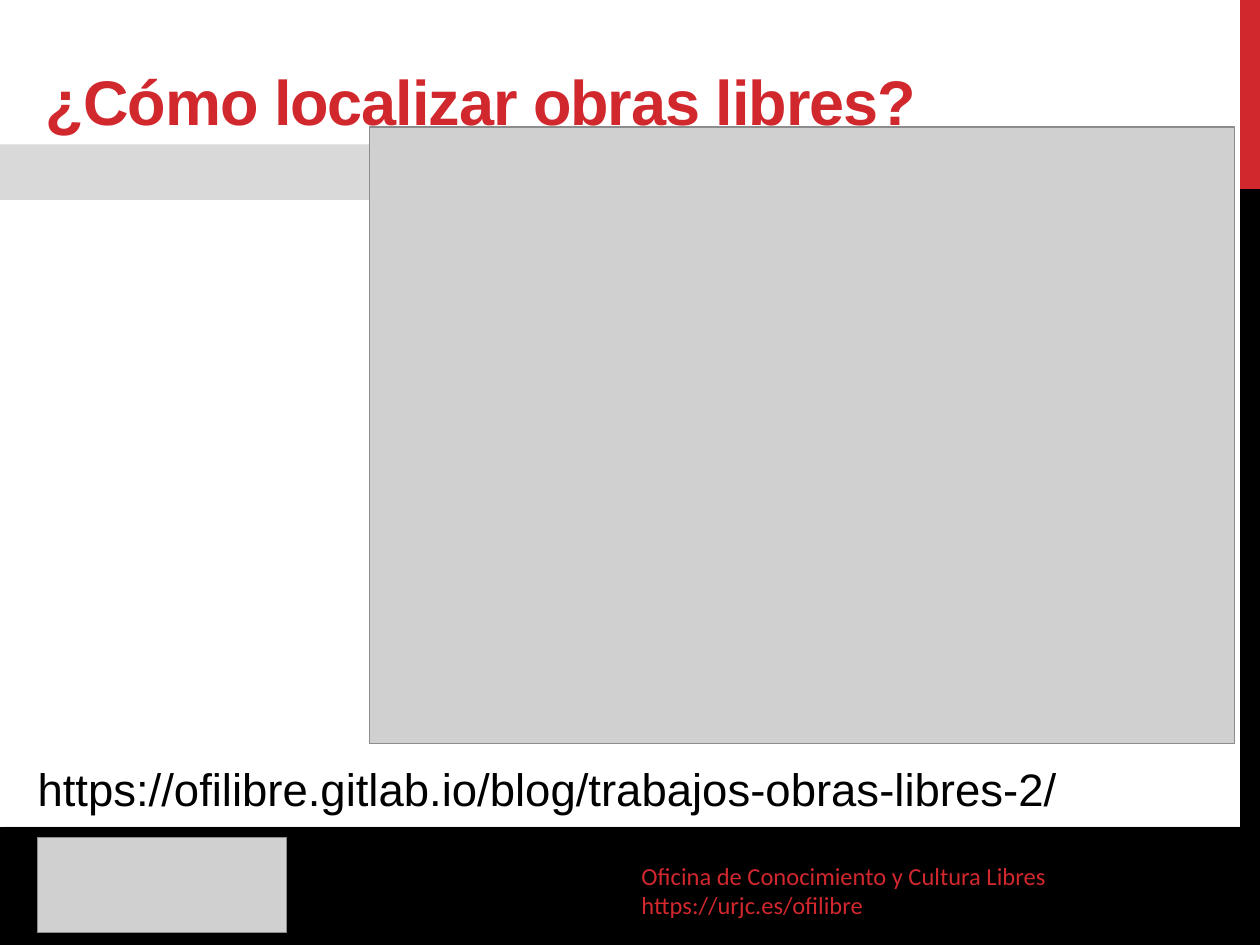
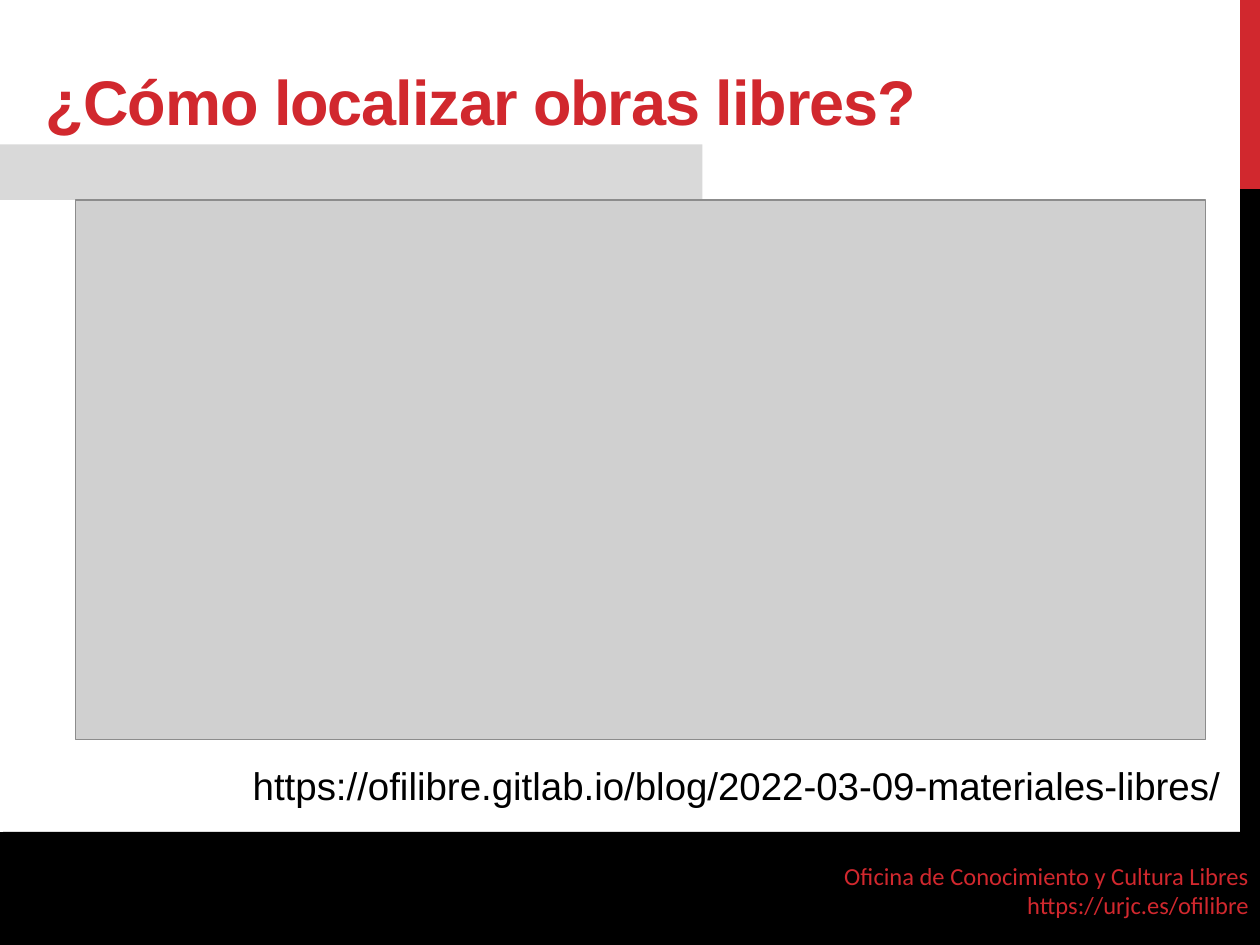
Before and after one commit to gabrielIzquierdo/OfiLibreGabri.github.io, a slide deck: slide 47 of static/transpas/tfgs-abiertos/TFGs_Abiertos.odp (slide 42 before the commit). Drawn at 1260x945 pixels with LibreOffice and Linux fonts; fonts in the diff are those of the drawing; grey boxes stand for pictures; background and template pictures are left out. Boxes give left, top, right and bottom in pixels: in the first picture for what was removed or moved away, otherwise in the second. Text is boxed around its words. In the diff, an @@ line names an element or a change of style, - is before the commit and + after.

```diff
--- a/static/transpas/tfgs-abiertos/TFGs_Abiertos.odp
+++ b/static/transpas/tfgs-abiertos/TFGs_Abiertos.odp
@@ picture: place and size @@
-picture at box(369, 127, 1235, 743)
+picture at box(76, 200, 1206, 740)
@@ text at box(253, 772, 1220, 808): text changed; size 26 to 22 pt @@
-https://ofilibre.gitlab.io/blog/trabajos-obras-libres-2/
+https://ofilibre.gitlab.io/blog/2022-03-09-materiales-libres/
@@ freeform shape removed at box(0, 827, 1260, 945) @@
@@ freeform shape added at box(0, 832, 1260, 945), fill #000000 @@
@@ picture removed at box(38, 838, 286, 932) @@
@@ text removed at box(641, 868, 1045, 918) @@
-Oficina de Conocimiento y Cultura Libres
-https://urjc.es/ofilibre
@@ text added at box(844, 868, 1248, 918), 14 pt, text #D1282E @@
+Oficina de Conocimiento y Cultura Libres
+https://urjc.es/ofilibre
```
Also in this commit, not shown: 47 other slides changed, 7 slides added, 2 slides removed, 1 other file.
